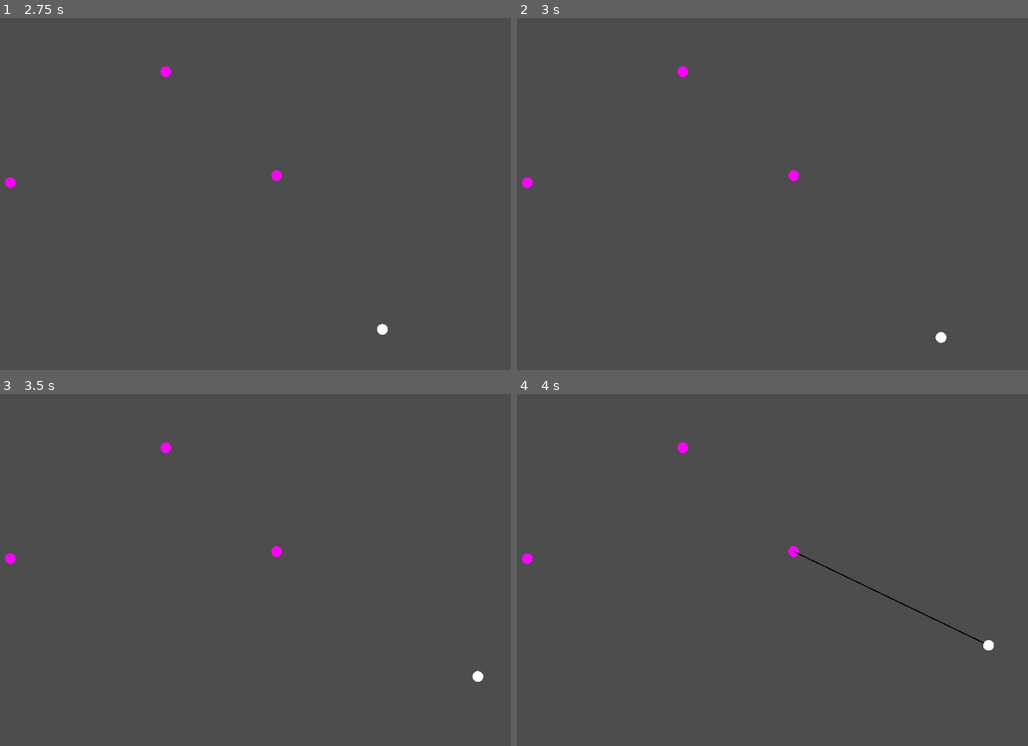
Above: before the commit, frames 1-4 (two rows, left to right).
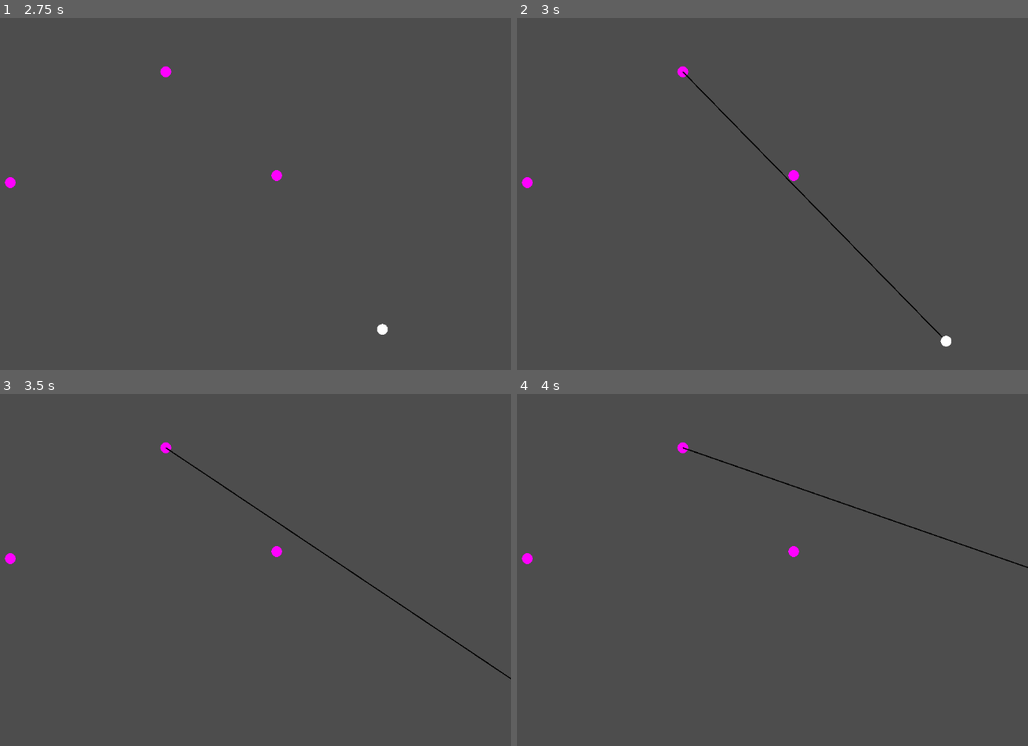
Above: after the commit, the same moments.

Repository: EggnogPlus/Ballistic
Game: Godot game, scene res://Scenes/level.tscn
Same seed, same stepped clock (60 frames per second), same inputs: the game is played once before the commit and once after it.
Inputs:
- Up to frame 1 (2.75 s): tap Enter at 0.5 s; hold Right (ui_right) 0.53-1.28 s; tap Tab (grapple, bound only after the commit) at 0.6 s; hold Down (ui_down) 1.28-2.03 s; tap Shift (grapple, bound only before the commit) at 1.35 s; hold Right (ui_right) from 2.03 s (still down); tap Space (release_grapple) at 2.1 s
- Up to frame 2 (3 s): tap Space (release_grapple) at 2.75 s; release Right (ui_right) at 2.78 s; hold Up (ui_up) from 2.78 s (still down); tap Tab (grapple, bound only after the commit) at 2.85 s
- Up to frame 3 (3.5 s): keep holding Up (ui_up)
- Up to frame 4 (4 s): release Up (ui_up) at 3.53 s; hold Left (ui_left) from 3.53 s (still down); tap Shift (grapple, bound only before the commit) at 3.6 s

Frame 1 is identical in both runs. In frame 2, 0.3% of the frame differs, in the area x 32-85%, y 15-94%; in frame 3, 0.4%; in frame 4, 0.5%, in the area x 32-100%, y 15-73%.

Commit message:
last change b4 ending session

Diff:
--- a/project.godot
+++ b/project.godot
@@ -19,7 +19,7 @@
 
 grapple={
 "deadzone": 0.5,
-"events": [Object(InputEventKey,"resource_local_to_scene":fa …(144 unchanged characters)… lse,"keycode":0,"physical_keycode":4194325,"key_label":0,"unicode":0,"location":0,"echo":false,"script":null)
+"events": [Object(InputEventKey,"resource_local_to_scene":fa …(144 unchanged characters)… lse,"keycode":0,"physical_keycode":4194306,"key_label":0,"unicode":0,"location":0,"echo":false,"script":null)
 ]
 }
 release_grapple={
